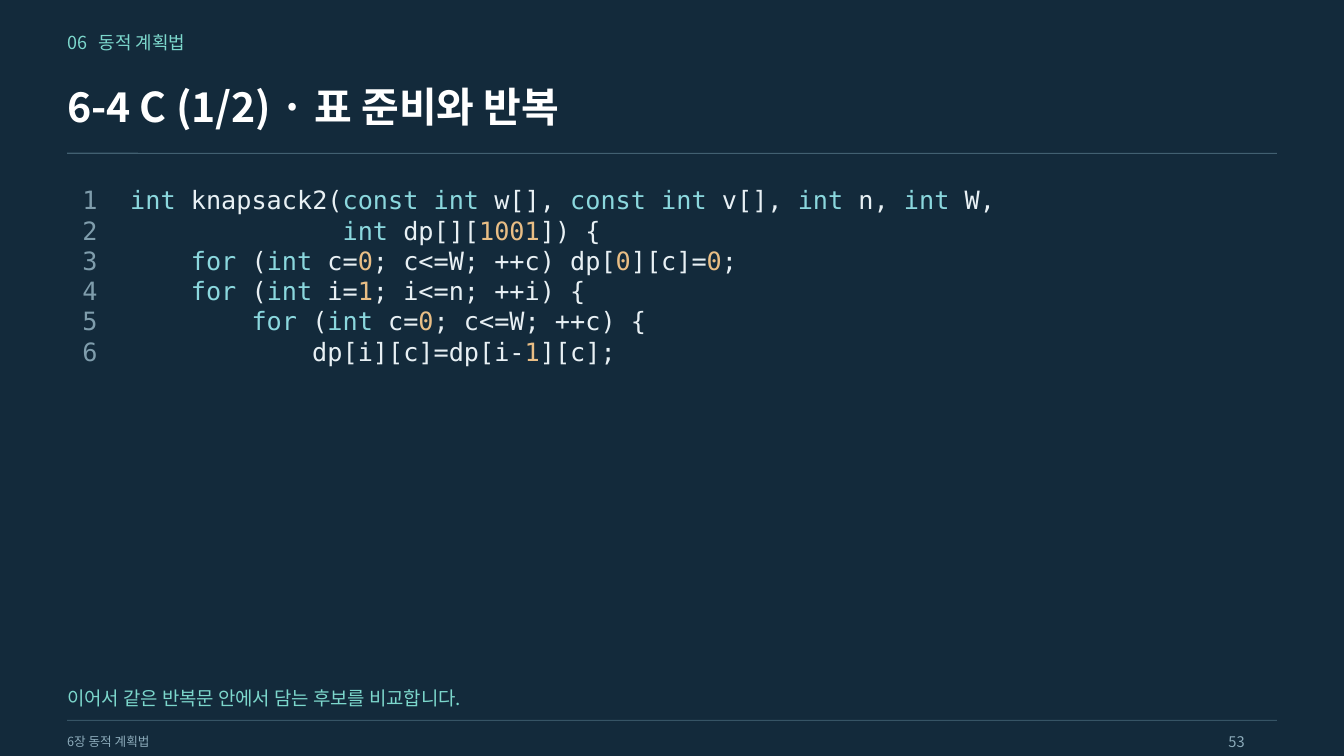
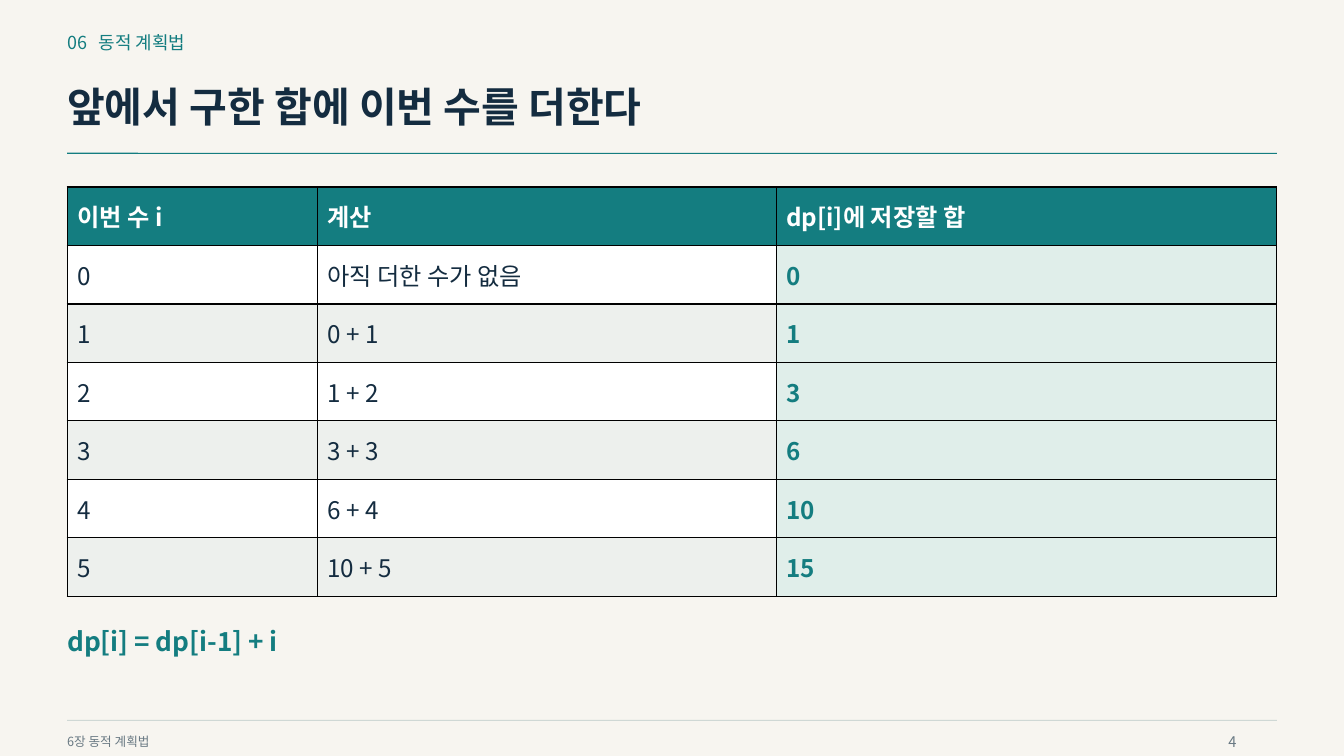
Before and after one commit to Sangdon-Park/Sangdon-Park.github.io, a slide deck: slide 4 of data/알고리즘/6장_동적_계획법.pptx (slide 53 before the commit). Drawn at 1344x756 pixels with LibreOffice and Linux fonts; fonts in the diff are those of the drawing. Boxes give left, top, right and bottom in pixels: in the first picture for what was removed or moved away, otherwise in the second. Text is boxed around its words. In the diff, an @@ line names an element or a change of style, - is before the commit and + after.

```diff
--- a/data/알고리즘/6장_동적_계획법.pptx
+++ b/data/알고리즘/6장_동적_계획법.pptx
@@ background #132A3B to #F7F5F0 @@
@@ text "06 동적 계획법" at [67, 34, 185, 51]: text colour #7CD7CC to #147D80 @@
@@ text at [67, 87, 642, 126]: text changed; text colour #FFFFFF to #142C40 @@
-6-4 C (1/2) · 표 준비와 반복
+앞에서 구한 합에 이번 수를 더한다
@@ line (68, 153) - (1277, 153): stroke #426071 0.75 pt to #147D80 0.75 pt @@
@@ table added at [68, 187, 1277, 596], 7 rows, 3 columns @@
+이번 수 i | 계산 | dp[i]에 저장할 합
+0 | 아직 더한 수가 없음 | 0
+1 | 0 + 1 | 1
+2 | 1 + 2 | 3
+3 | 3 + 3 | 6
+4 | 6 + 4 | 10
+5 | 10 + 5 | 15
@@ text removed at [82, 190, 97, 361] @@
-1
-2
-3
-4
-5
-6
@@ text removed at [130, 190, 995, 367] @@
-int knapsack2(const int w[], const int v[], int n, int W,
-int dp[][1001]) {
-for (int c=0; c<=W; ++c) dp[0][c]=0;
-for (int i=1; i<=n; ++i) {
-for (int c=0; c<=W; ++c) {
-dp[i][c]=dp[i-1][c];
@@ text added at [67, 630, 278, 657], 18.8 pt, text #147D80, bold @@
+dp[i] = dp[i-1] + i
@@ text removed at [67, 689, 461, 707] @@
-이어서 같은 반복문 안에서 담는 후보를 비교합니다.
@@ text "6장 동적 계획법" at [67, 735, 150, 747]: text colour #8CABBA to #697983 @@
@@ line (68, 721) - (1277, 721): stroke #365465 0.75 pt to #CFD8D5 0.75 pt @@
@@ text at [1228, 736, 1236, 747]: text changed; text colour #8CABBA to #697983 @@
-53
+4
```
Also in this commit, not shown: 49 other slides changed, 1 slide added, 7 slides removed, 22 other files.
